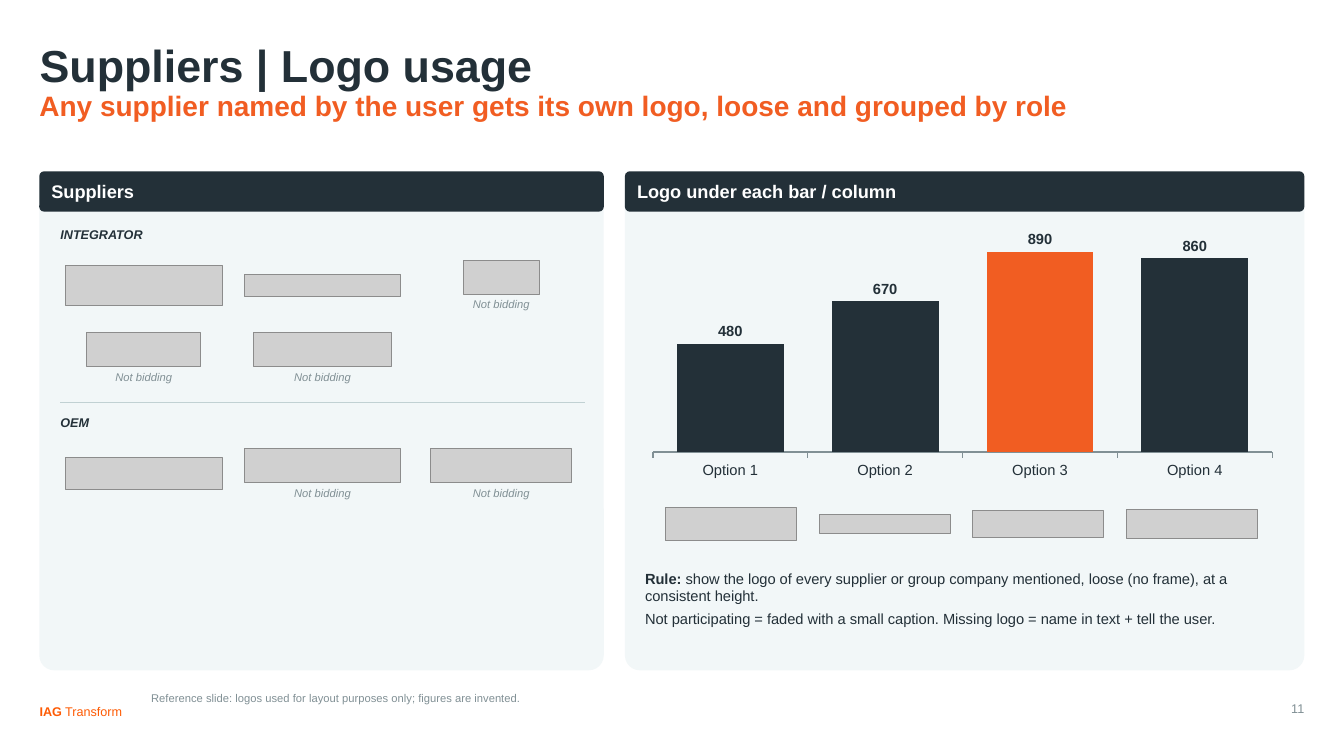
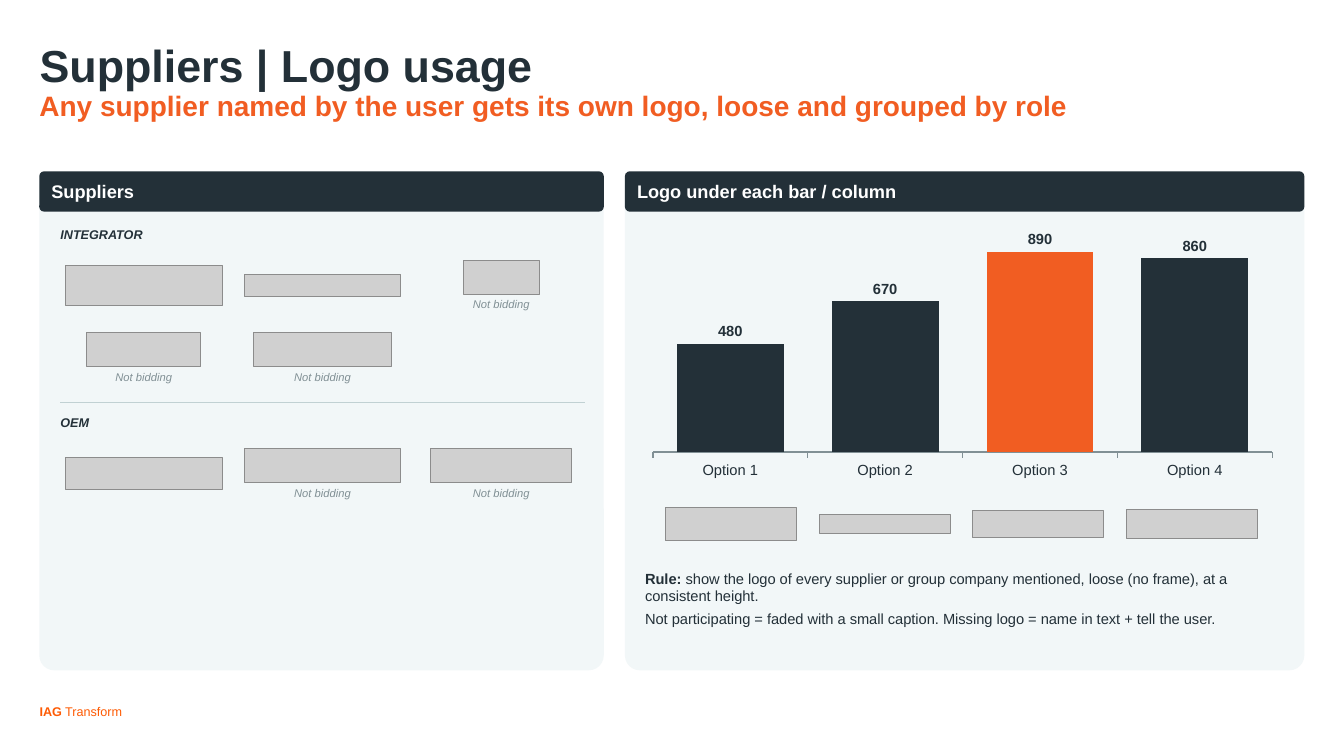
Before and after one commit to PRemealntt/iag-slides, a slide deck: slide 17 of skills/iag-slides/assets/examples/patterns-example.pptx (slide 11 before the commit). Drawn at 1344x756 pixels with LibreOffice and Linux fonts; fonts in the diff are those of the drawing; grey boxes stand for pictures; background and template pictures are left out. Boxes give left, top, right and bottom in pixels: in the first picture for what was removed or moved away, otherwise in the second. Text is boxed around its words. In the diff, an @@ line names an element or a change of style, - is before the commit and + after.

```diff
--- a/skills/iag-slides/assets/examples/patterns-example.pptx
+++ b/skills/iag-slides/assets/examples/patterns-example.pptx
@@ text removed at (x1=151, y1=694, x2=520, y2=704) @@
-Reference slide: logos used for layout purposes only; figures are invented.
@@ page number removed at (x1=1291, y1=704, x2=1304, y2=713) @@
-11
```
Also in this commit, not shown: 9 other slides changed, 6 slides added, 8 other files.
